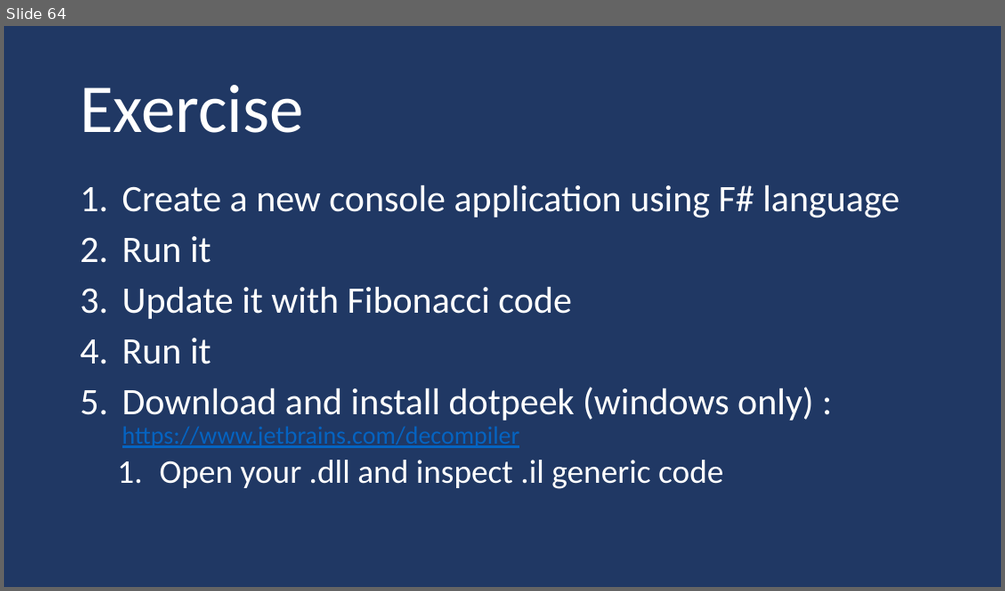
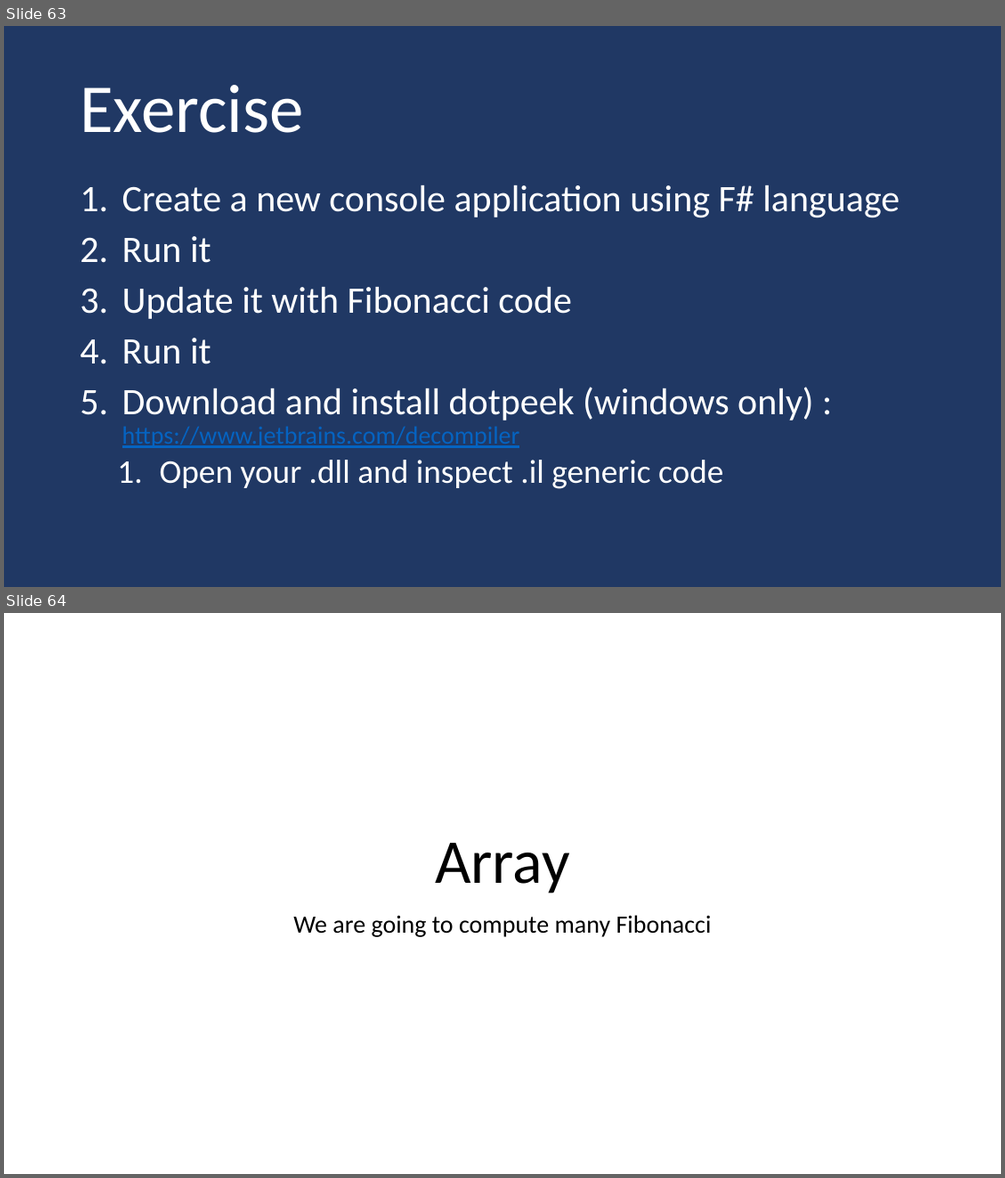
Before and after one commit to guillaume-chervet/course.dotnet, a slide deck: documentations/dotnet6.pptx. Shown one above the other, each under a label of ours: slide 64 before the commit, slides 63 and 64 after it. The pictures are 1005x591 and 1005x1178 pixels, drawn with LibreOffice and Linux fonts; fonts in the diff are those of the drawing. Boxes give left, top, right and bottom in pixels: in the first picture for what was removed or moved away, otherwise in the second. Text is boxed around its words. In the diff, an @@ line names an element or a change of style, - is before the commit and + after.

```diff
--- a/documentations/dotnet6.pptx
+++ b/documentations/dotnet6.pptx
@@ slide 64 added at [4, 613, 1001, 1174], background #FFFFFF @@
@@ title added at [435, 843, 570, 893], 60 pt, text #000000 @@
+Array
@@ subtitle added at [293, 915, 712, 937], 24 pt, text #000000 @@
+We are going to compute many Fibonacci
@@ what was slide 64 is now slide 63 @@
```
Also in this commit, not shown: 9 slides changed, 3 other slides added, 4 slides removed, 1 other file.
